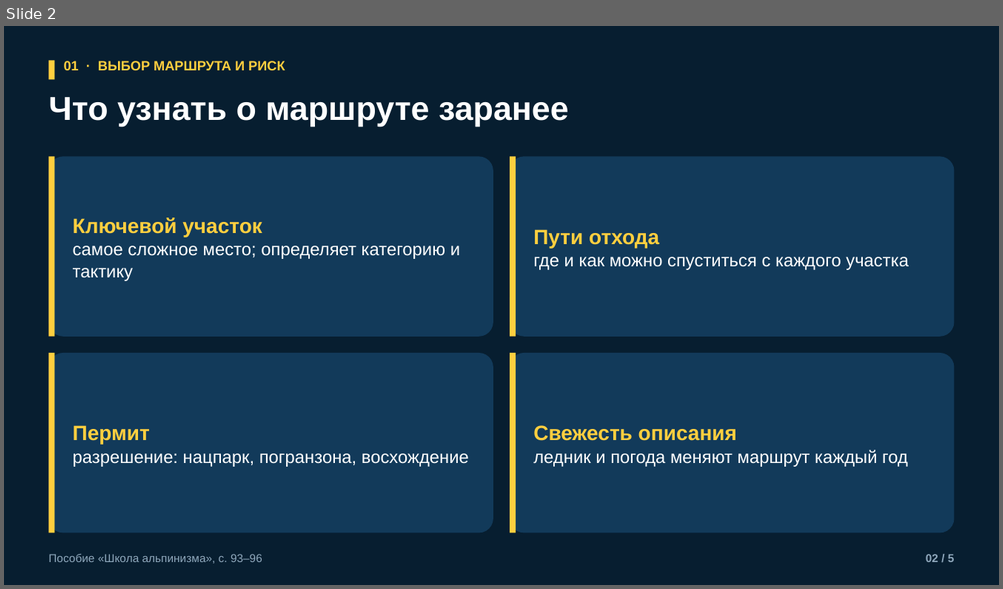
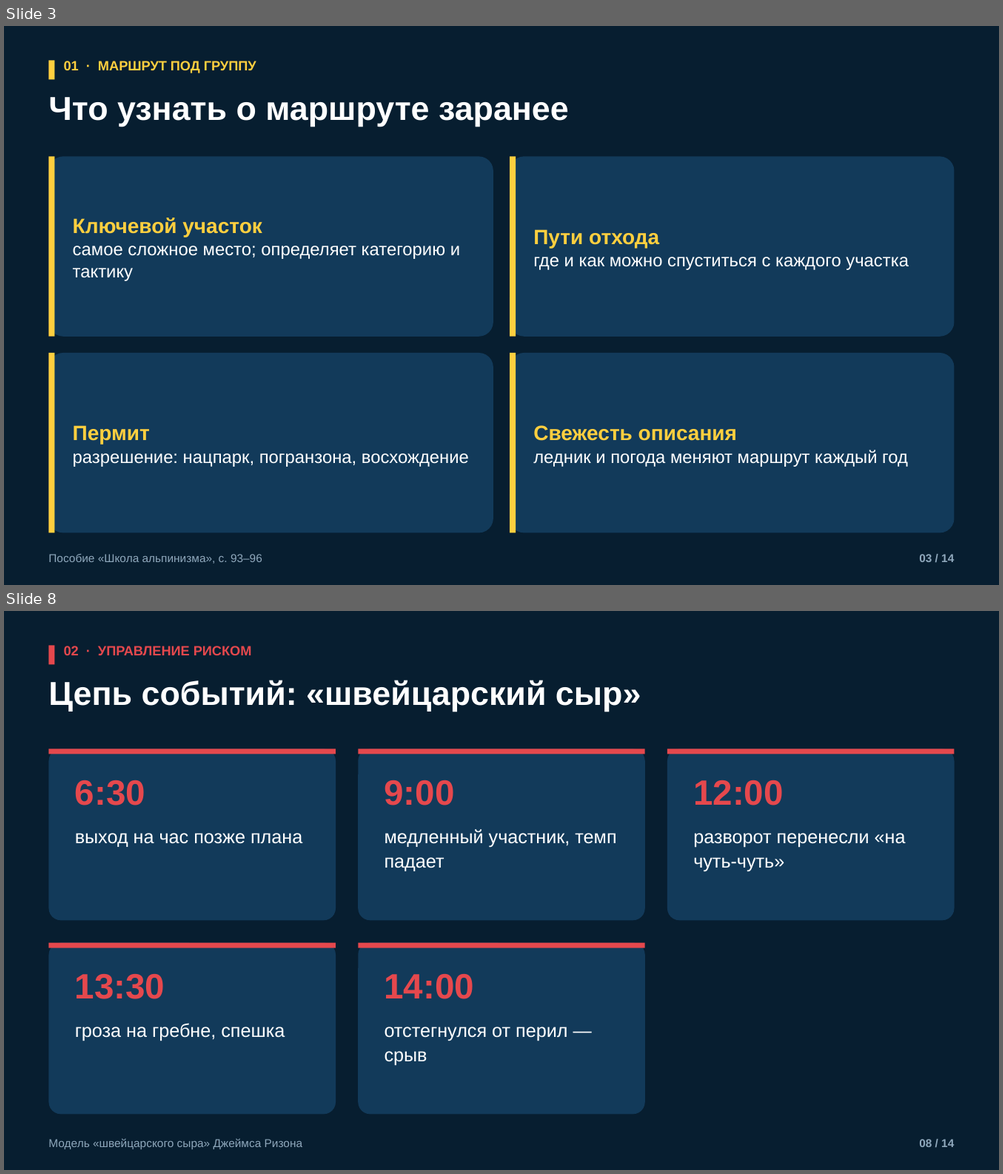
Before and after one commit to kirill54/far-education, a slide deck: presentations/lessons/M13-1_vybor-marshruta-i-risk.pptx. Shown one above the other, each under a label of ours: slide 2 before the commit, slides 3 and 8 after it; the slides between them are not shown. The pictures are 1003x589 and 1003x1174 pixels, drawn with LibreOffice and Linux fonts; fonts in the diff are those of the drawing. Boxes give left, top, right and bottom in pixels: in the first picture for what was removed or moved away, otherwise in the second. Text is boxed around its words. In the diff, an @@ line names an element or a change of style, - is before the commit and + after.

```diff
--- a/presentations/lessons/M13-1_vybor-marshruta-i-risk.pptx
+++ b/presentations/lessons/M13-1_vybor-marshruta-i-risk.pptx
@@ slide 8 added at <box>4,611,999,1170</box>, background #071E30 @@
@@ rectangle added at <box>48,645,55,665</box>, fill #E5484D @@
@@ text added at <box>64,646,252,655</box>, 13 pt, text #E5484D, bold @@
+02 · УПРАВЛЕНИЕ РИСКОМ
@@ text added at <box>48,680,640,712</box>, 32 pt, text #FFFFFF, bold @@
+Цепь событий: «швейцарский сыр»
@@ rounded rectangle added at <box>48,749,336,920</box>, fill #123A5A @@
@@ rectangle added at <box>48,749,336,755</box>, fill #E5484D @@
@@ rounded rectangle added at <box>358,749,644,920</box>, fill #123A5A @@
@@ rectangle added at <box>358,749,644,755</box>, fill #E5484D @@
@@ rounded rectangle added at <box>667,749,954,920</box>, fill #123A5A @@
@@ rectangle added at <box>667,749,954,755</box>, fill #E5484D @@
@@ text added at <box>75,780,145,806</box>, 34 pt, text #E5484D, bold @@
+6:30
@@ text added at <box>384,780,455,806</box>, 34 pt, text #E5484D, bold @@
+9:00
@@ text added at <box>693,780,783,806</box>, 34 pt, text #E5484D, bold @@
+12:00
@@ text added at <box>384,829,616,871</box>, 18 pt, text #FFFFFF @@
+медленный участник, темп падает
@@ text added at <box>75,833,302,847</box>, 18 pt, text #FFFFFF @@
+выход на час позже плана
@@ text added at <box>693,833,905,872</box>, 18 pt, text #FFFFFF @@
+разворот перенесли «на чуть-чуть»
@@ rounded rectangle added at <box>48,943,336,1115</box>, fill #123A5A @@
@@ rectangle added at <box>48,943,336,948</box>, fill #E5484D @@
@@ rounded rectangle added at <box>358,943,644,1115</box>, fill #123A5A @@
@@ rectangle added at <box>358,943,644,948</box>, fill #E5484D @@
@@ text added at <box>75,974,165,999</box>, 34 pt, text #E5484D, bold @@
+13:30
@@ text added at <box>384,974,475,999</box>, 34 pt, text #E5484D, bold @@
+14:00
@@ text added at <box>75,1023,284,1042</box>, 18 pt, text #FFFFFF @@
+гроза на гребне, спешка
@@ text added at <box>384,1027,567,1066</box>, 18 pt, text #FFFFFF @@
+отстегнулся от перил — срыв
@@ text added at <box>48,1139,303,1150</box>, 11 pt, text #8FA8BC @@
+Модель «швейцарского сыра» Джеймса Ризона
@@ text added at <box>919,1139,953,1147</box>, 11 pt, text #8FA8BC, bold @@
+08 / 14
@@ what was slide 2 is now slide 3 @@
@@ slide 3 changed as well @@
@@ text at <box>64,61,256,73</box>: text changed @@
-01 · ВЫБОР МАРШРУТА И РИСК
+01 · МАРШРУТ ПОД ГРУППУ
@@ text at <box>919,554,953,562</box>: text changed @@
-02 / 5
+03 / 14
```
Also in this commit, not shown: 4 other slides changed, 8 other slides added, 8 other files.
